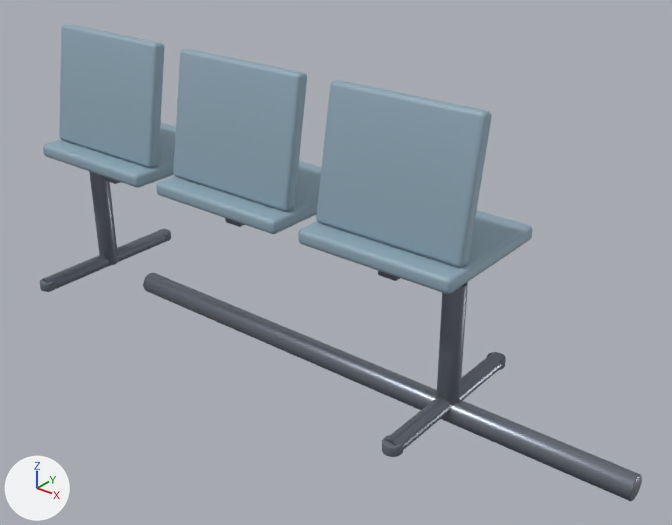
Before and after pictures for a commit that changed the glTF model frontend/public/models/furniture/waiting_bench.glb.
Rendered twice from a 50 mm lens placed at (1.81, -1.86, 1.48), pointed at (0.3, 0.03, 0.31). The lights are fixed; the arrows at lower left show +X, +Y and +Z. The older version comes first. Where no turn or scale is listed for an object, it has been applied to the vertices. Vertices at exactly the same position are counted once.

In view in the first picture: 'BackPan_0', 'BackPan_1', 'BackPan_2', 'FootBar_L', 'FootBar_R', 'LegVertical_L', 'LegVertical_R', 'MainBeam', 'SeatPan_0', 'SeatPan_1', 'SeatPan_2' and 7 more.
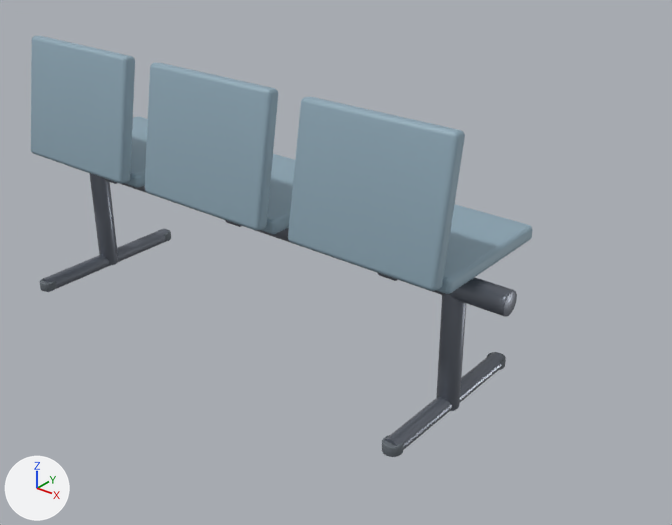
Where the newer file only moved an object's origin or applied its transform, the numbers keep the older frame.

The change, as a list of edits to the scene's bpy script:
```text
Change me_cylinder:
    used by ob_mainbeam; location = (0.0, 0.0, 0.0)
    remove me_cylinder.from_pydata(...)  # 144 vertices, 284 faces; spans x -0.5..1.26, y -0.04..0.04, z -0.04..0.04
    add me_cylinder.from_pydata(...)  # 144 vertices, 284 faces; spans x -0.88..0.88, y -0.04..0.04, z -0.04..0.04
    me_cylinder part 1: the whole mesh is moved by (-0.38, 0.0, 0.0)
Change me_cube_002:
    used by ob_backpan_0; location = (0.0, 0.0, 0.0)
    remove me_cube_002.from_pydata(...)  # 152 vertices, 300 faces; spans x -0.79..-0.33, y -0.097..0.008, z 0.479..0.856
    add me_cube_002.from_pydata(...)  # 152 vertices, 300 faces; spans x -0.23..0.23, y -0.053..0.053, z -0.189..0.189
    me_cube_002 part 2: the whole mesh is moved by (0.56, 0.045, -0.668)
Change me_cube_005:
    used by ob_backpan_1; location = (0.0, 0.0, 0.0)
    remove me_cube_005.from_pydata(...)  # 152 vertices, 300 faces; spans x -0.23..0.23, y -0.097..0.008, z 0.479..0.856
    add me_cube_005.from_pydata(...)  # 152 vertices, 300 faces; spans x -0.23..0.23, y -0.053..0.053, z -0.189..0.189
    me_cube_005 part 3: the whole mesh is moved by (0.0, 0.045, -0.668)
Change me_cube_008:
    used by ob_backpan_2; location = (0.0, 0.0, 0.0)
    remove me_cube_008.from_pydata(...)  # 152 vertices, 300 faces; spans x 0.33..0.79, y -0.097..0.008, z 0.479..0.856
    add me_cube_008.from_pydata(...)  # 152 vertices, 300 faces; spans x -0.23..0.23, y -0.053..0.053, z -0.189..0.189
    me_cube_008 part 4: the whole mesh is moved by (-0.56, 0.045, -0.668)
Change ob_mainbeam:
    ob_mainbeam.location: (0.0, 0.0, 0.0) -> (0.0, 0.0, 0.38)
Change ob_backpan_0:
    ob_backpan_0.location: (0.0, 0.0, 0.0) -> (-0.56, -0.16, 0.65)
Change ob_backpan_1:
    ob_backpan_1.location: (0.0, 0.0, 0.0) -> (0.0, -0.16, 0.65)
Change ob_backpan_2:
    ob_backpan_2.location: (0.0, 0.0, 0.0) -> (0.56, -0.16, 0.65)
```

Where the change shows, as pixel boxes (x1, y1, x2, y2) in the pictures (672 x 525 px):
'BackPan_2', moved
    before: (316, 80, 491, 267)
    after: (288, 97, 465, 291)
'BackPan_1', moved
    before: (173, 49, 307, 211)
    after: (145, 63, 278, 230)
'BackPan_0', moved
    before: (59, 24, 164, 168)
    after: (31, 36, 135, 183)
'MainBeam', moved
    before: (143, 273, 642, 501)
    after: (67, 165, 517, 317)
'SeatPan_1', unchanged, covered by the edit
    before: (156, 161, 321, 234)
    after: (262, 154, 295, 234)
'SeatPan_0', unchanged, covered by the edit
    before: (43, 123, 176, 188)
    after: (125, 117, 148, 188)
